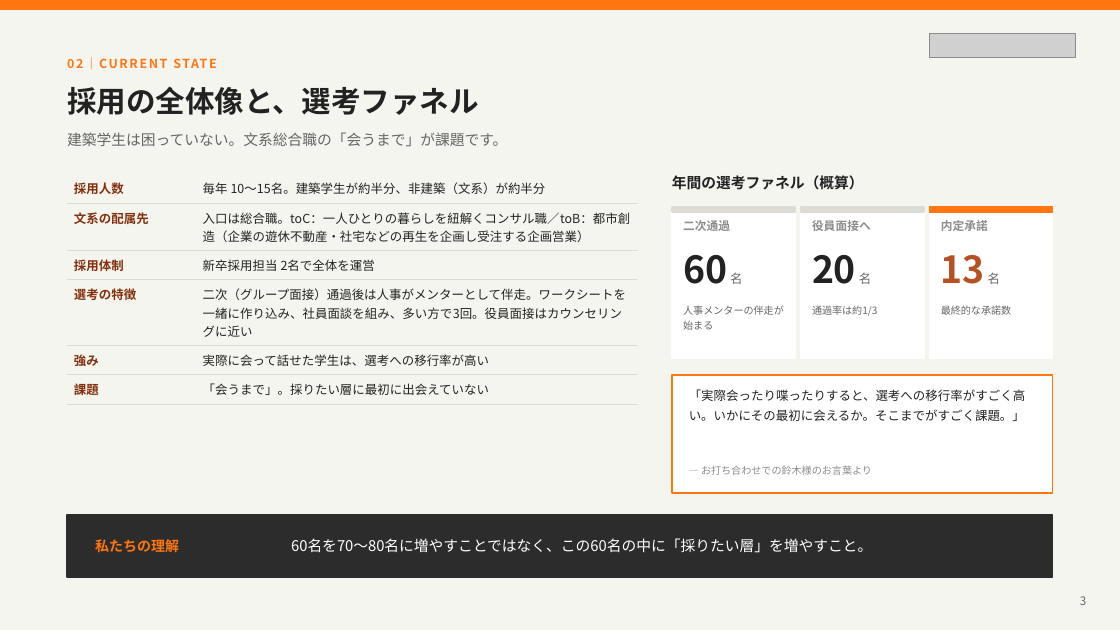
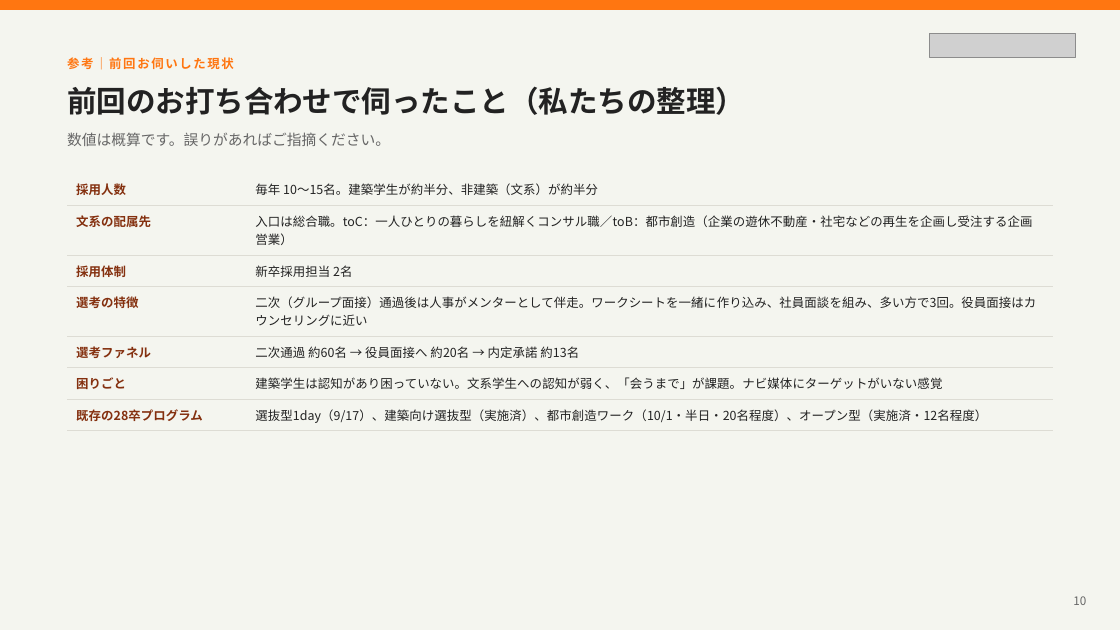
Before and after one commit to izumishintani/congrant-lp, a slide deck: slide 10 of proposals/renoveru-2026-09.pptx (slide 3 before the commit). Drawn at 1120x630 pixels with LibreOffice and Linux fonts; fonts in the diff are those of the drawing; grey boxes stand for pictures. Boxes give left, top, right and bottom in pixels: in the first picture for what was removed or moved away, otherwise in the second. Text is boxed around its words. In the diff, an @@ line names an element or a change of style, - is before the commit and + after.

```diff
--- a/proposals/renoveru-2026-09.pptx
+++ b/proposals/renoveru-2026-09.pptx
@@ text at (67,57,234,70): text changed @@
-02｜CURRENT STATE
+参考｜前回お伺いした現状
@@ text at (67,86,745,115): text changed @@
-採用の全体像と、選考ファネル
+前回のお打ち合わせで伺ったこと（私たちの整理）
@@ text at (67,132,390,146): text changed @@
-建築学生は困っていない。文系総合職の「会うまで」が課題です。
+数値は概算です。誤りがあればご指摘ください。
@@ table at (67,174,1053,427) @@
-row 3, column 2: 新卒採用担当 2名で全体を運営
+row 3, column 2: 新卒採用担当 2名
-row 5: 強み | 実際に会って話せた学生は、選考への移行率が高い
-row 6: 課題 | 「会うまで」。採りたい層に最初に出会えていない
+row 5: 選考ファネル | 二次通過 約60名 → 役員面接へ 約20名 → 内定承諾 約13名
+row 6: 困りごと | 建築学生は認知があり困っていない。文系学生への認知が弱く、「会うまで」が課題。ナビ媒体にターゲットがいない感覚
+row 7: 既存の28卒プログラム | 選抜型1day（9/17）、建築向け選抜型（実施済）、都市創造ワーク（10/1・半日・20名程度）、オープン型（実施済・12名程度）
@@ table: place and size @@
-table at (67,174,638,403)
+table at (67,174,1053,427)
@@ text removed at (672,175,864,190) @@
-年間の選考ファネル（概算）
@@ rectangle removed at (672,207,795,358) @@
@@ rectangle removed at (672,207,795,212) @@
@@ rectangle removed at (801,207,924,358) @@
@@ rectangle removed at (801,207,924,212) @@
@@ rectangle removed at (930,207,1053,358) @@
@@ rectangle removed at (930,207,1053,212) @@
@@ text removed at (683,220,730,231) @@
-二次通過
@@ text removed at (812,220,871,231) @@
-役員面接へ
@@ text removed at (941,220,988,231) @@
-内定承諾
@@ text removed at (683,255,742,284) @@
-60 名
@@ text removed at (812,255,871,284) @@
-20 名
@@ text removed at (941,255,1000,284) @@
-13 名
@@ text removed at (683,305,784,330) @@
-人事メンターの伴走が始まる
@@ text removed at (812,306,878,316) @@
-通過率は約1/3
@@ text removed at (941,305,1011,315) @@
-最終的な承諾数
@@ rectangle removed at (672,375,1053,493) @@
@@ text removed at (689,389,1026,421) @@
-「実際会ったり喋ったりすると、選考への移行率がすごく高い。いかにその最初に会えるか。そこまでがすごく課題。」
@@ text removed at (701,465,872,475) @@
-― お打ち合わせでの鈴木様のお言葉より
@@ rectangle removed at (67,515,1053,577) @@
@@ text removed at (95,539,179,553) @@
-私たちの理解
@@ text removed at (291,538,872,553) @@
-60名を70〜80名に増やすことではなく、この60名の中に「採りたい層」を増やすこと。
@@ text at (1073,596,1086,605): text changed @@
-3
+10
```
Also in this commit, not shown: 4 other slides changed, 6 slides added, 11 slides removed, 1 other file.
